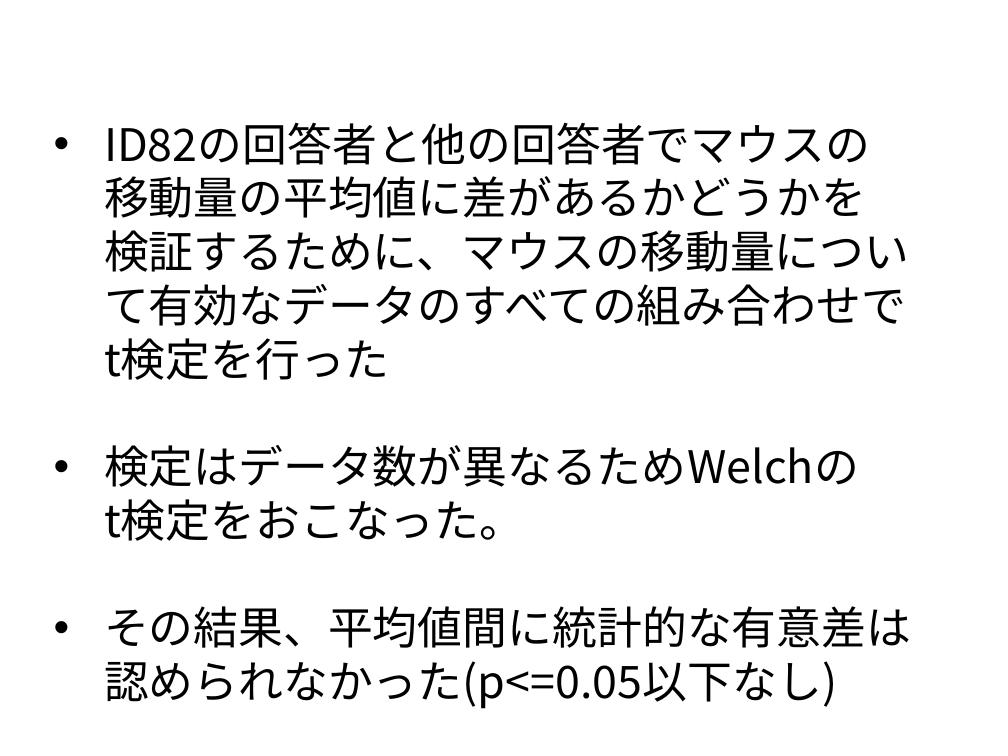
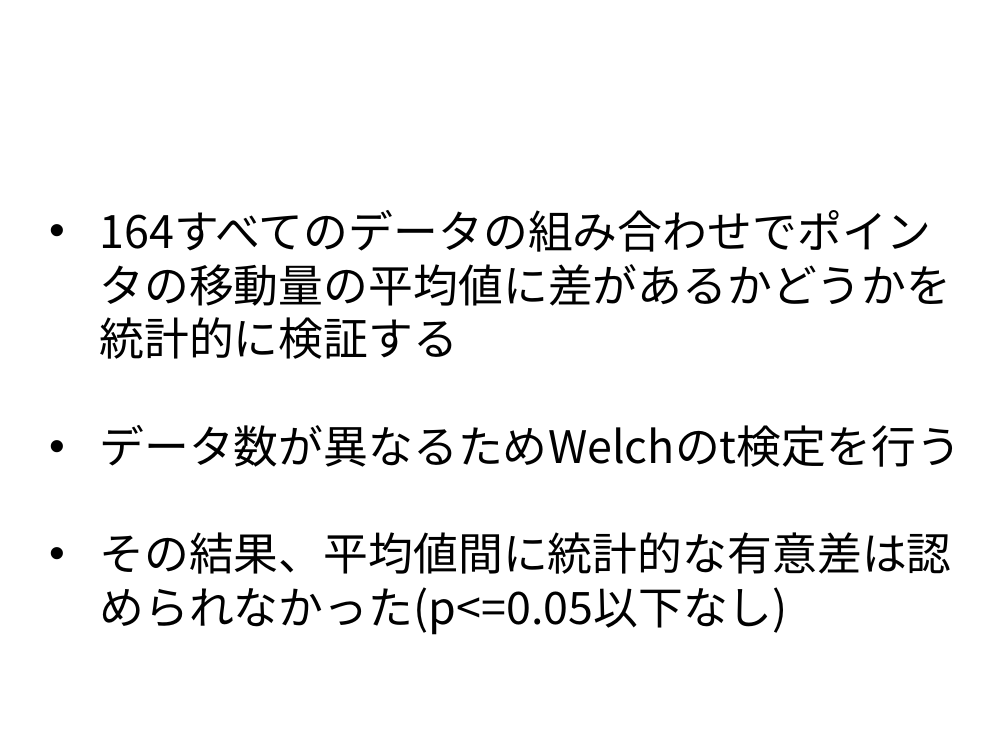
Before and after one commit to tomoya-mikami/task2, a slide deck: slide 18 of slide/presentation.pptx (slide 15 before the commit). Drawn at 1008x756 pixels with LibreOffice and Linux fonts; fonts in the diff are those of the drawing; background and template pictures are left out. Boxes give left, top, right and bottom in pixels: in the first picture for what was removed or moved away, otherwise in the second. Text is boxed around its words. In the diff, an @@ line names an element or a change of style, - is before the commit and + after.

```diff
--- a/slide/presentation.pptx
+++ b/slide/presentation.pptx
@@ text "164すべてのデータの組み合わせでポインタの移動量の平均値に差があるかどうかを統計的に検証する": place and size @@
-text "164すべてのデータの組み合わせでポインタの移動量の平均値に差があるかどうかを統計的に検証する" at <box>104,123,911,709</box>
+text "164すべてのデータの組み合わせでポインタの移動量の平均値に差があるかどうかを統計的に検証する" at <box>99,425,960,635</box>
@@ text at <box>99,425,960,467</box>: text changed @@
-• ID82の回答者と他の回答者でマウスの
-  移動量の平均値に差があるかどうかを
-  検証するために、マウスの移動量について有効なデータのすべての組み合わせで
-  t検定を行った
-• 検定はデータ数が異なるためWelchの
-  t検定をおこなった。
+• 164すべてのデータの組み合わせでポインタの移動量の平均値に差があるかどうかを統計的に検証する
+• データ数が異なるためWelchのt検定を行う
```
Also in this commit, not shown: 13 other slides changed, 5 slides added, 1 slide removed, 2 other files.
